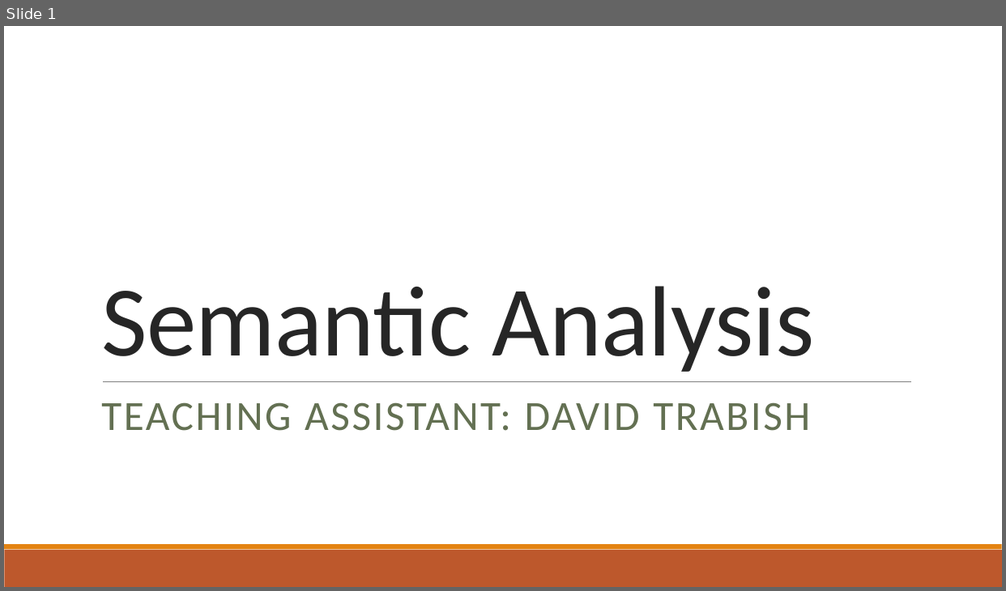
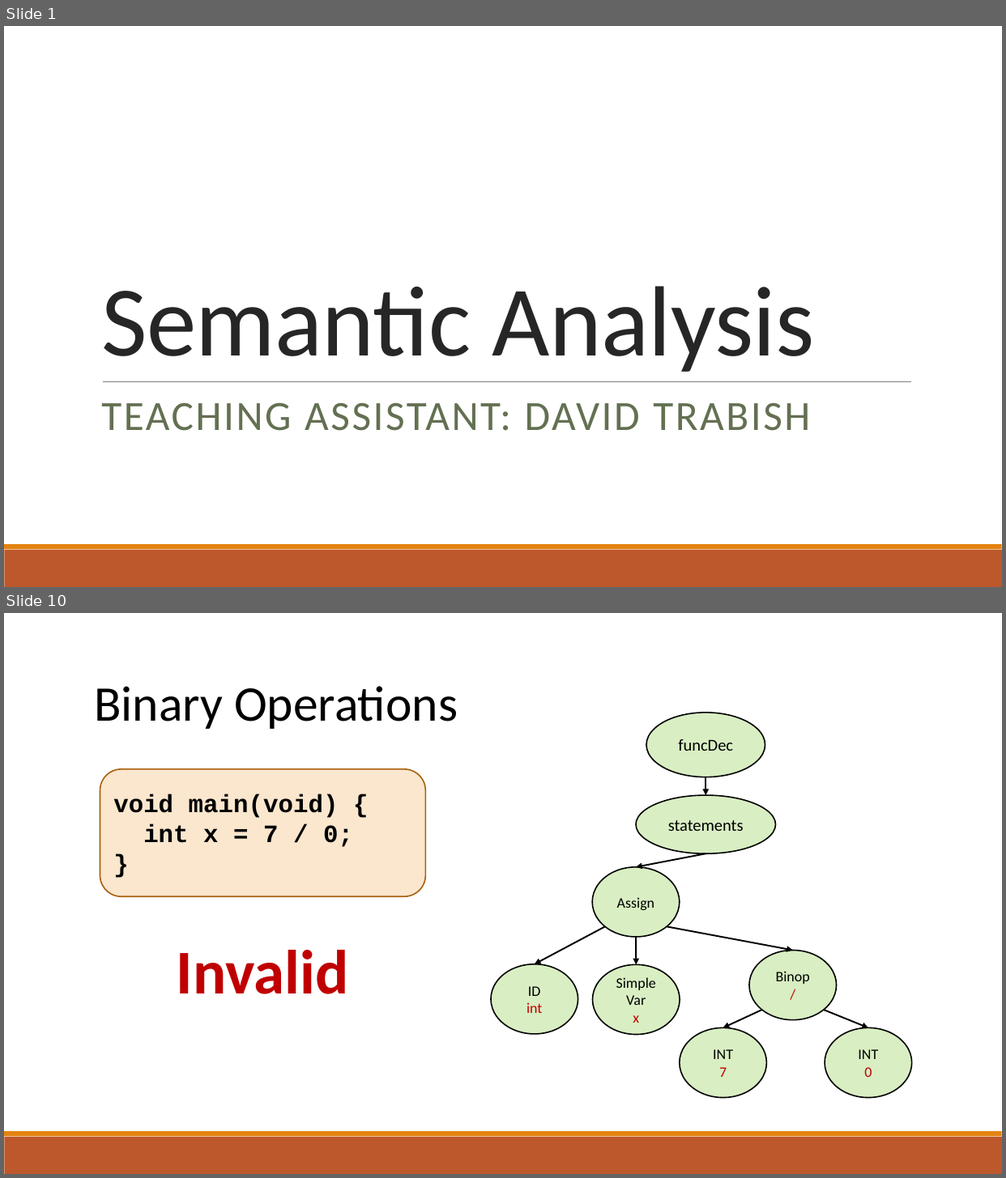
Before and after one commit to raghadzeidan/COMPILATION_TAU_FOR_STUDENTS, a slide deck: new_slides/semantic.pptx. Shown one above the other, each under a label of ours: slide 1 before the commit, slides 1 and 10 after it; the slides between them are not shown. The pictures are 1006x591 and 1006x1178 pixels, drawn with LibreOffice and Linux fonts; fonts in the diff are those of the drawing. Boxes give left, top, right and bottom in pixels: in the first picture for what was removed or moved away, otherwise in the second. Text is boxed around its words. In the diff, an @@ line names an element or a change of style, - is before the commit and + after.

```diff
--- a/new_slides/semantic.pptx
+++ b/new_slides/semantic.pptx
@@ slide 10 added at (4,613,1002,1174), background #FFFFFF; not listed: 2 template elements that a slide beside it also shows @@
@@ text added at (94,686,458,729), 48 pt, text #000000 @@
+Binary Operations
@@ ellipse added at (646,713,765,777), fill #92D050 at 34% opacity, outline #000000 1.25 pt, 16 pt, text #000000 @@
+funcDec
@@ rounded rectangle added at (100,769,425,897), fill #FBE6CE, outline #A9610D 1.25 pt, 24 pt, text #000000, bold @@
+void main(void) {
+int x = 7 / 0;
+}
@@ arrow added from (706, 777) to (706, 796), #000000 1.5 pt @@
@@ ellipse added at (636,796,776,854), fill #92D050 at 34% opacity, outline #000000 1.25 pt, 16 pt, text #000000 @@
+statements
@@ arrow added from (706, 854) to (636, 867), #000000 1.5 pt @@
@@ ellipse added at (592,867,680,937), fill #92D050 at 34% opacity, outline #000000 1.25 pt, 14 pt, text #000000 @@
+Assign
@@ arrow added from (605, 926) to (535, 964), #000000 1.5 pt @@
@@ arrow added from (667, 926) to (793, 951), #000000 1.5 pt @@
@@ text added at (177,950,349,995), 60 pt, text #C00000, bold @@
+Invalid
@@ arrow added from (636, 937) to (637, 965), #000000 1.5 pt @@
@@ ellipse added at (750,951,837,1020), fill #92D050 at 34% opacity, outline #000000 1.25 pt, 14 pt, text #000000 @@
+Binop
+/
@@ ellipse added at (491,964,577,1033), fill #92D050 at 34% opacity, outline #000000 1.25 pt, 14 pt, text #C00000 @@
+ID
+int
@@ ellipse added at (592,965,680,1034), fill #92D050 at 34% opacity, outline #000000 1.25 pt, 14 pt, text #000000 @@
+Simple
+Var
+x
@@ arrow added from (762, 1010) to (723, 1029), #000000 1.5 pt @@
@@ arrow added from (824, 1010) to (868, 1029), #000000 1.5 pt @@
@@ ellipse added at (680,1029,766,1098), fill #92D050 at 34% opacity, outline #000000 1.25 pt, 14 pt, text #000000 @@
+INT
+7
@@ ellipse added at (825,1029,911,1098), fill #92D050 at 34% opacity, outline #000000 1.25 pt, 14 pt, text #000000 @@
+INT
+0
```
Also in this commit, not shown: 1 slide changed, 15 other slides added, 48 slides removed, 1 other file.
